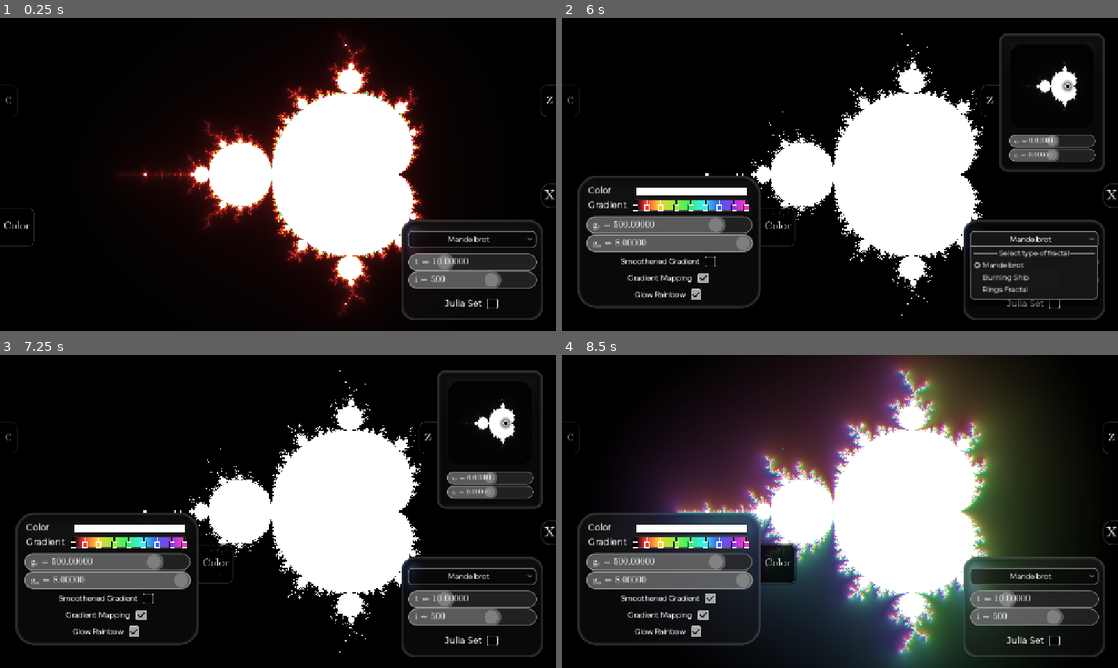
Above: before the commit, frames 1-4 (two rows, left to right).
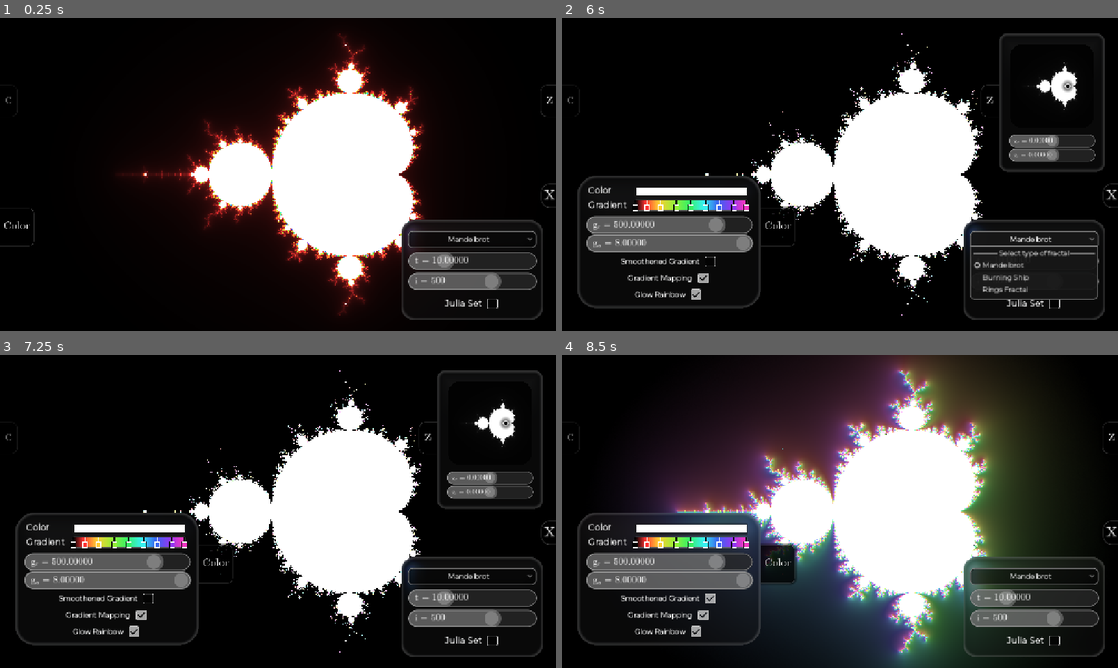
Above: after the commit, the same moments.

Repository: ADOGamedev/Fractals
Game: Godot game, scene res://scenes/main.tscn
Same seed, same stepped clock (60 frames per second), same inputs: the game is played once before the commit and once after it.
Inputs (mouse positions are in pixels of both pictures, inside the frame that each line leads up to):
- Up to frame 1 (0.25 s): no input
- Up to frame 2 (6 s): click "Mandelbrot" at 0.5 s; click (1056, 302) at 1.25 s; click "z" at 2 s; click "Color" at 2.75 s; click (712, 262) at 3.5 s; click (701, 277) at 4.25 s; click (695, 293) at 5 s; click "Mandelbrot" at 5.75 s
- Up to frame 3 (7.25 s): click (494, 639) at 6.5 s
- Up to frame 4 (8.5 s): click "z" at 7.25 s; click (712, 599) at 8 s

The runs differ from the first frame. In frame 1, 0.8% of the frame differs, in the area x 73-97%, y 74-87%; in frame 2, 0.1%; in frame 3, 0.8%; in frame 4, 0.8%.

Commit message:
Functional fractal selector and camera limits fix

Diff:
--- a/assets/themes/theme.tres
+++ b/assets/themes/theme.tres
@@ -114,7 +114,6 @@
 expand_margin_left = 5.0
 expand_margin_top = 5.0
 expand_margin_right = 5.0
-shadow_size = 10
 shadow_offset = Vector2(0, -10)
 
 [sub_resource type="StyleBoxFlat" id="StyleBoxFlat_7egdk"]
@@ -190,7 +189,8 @@
 expand_margin_left = 5.0
 expand_margin_right = 5.0
 expand_margin_bottom = 5.0
-shadow_size = 10
+shadow_color = Color(0, 0, 0, 0)
+shadow_size = 7
 shadow_offset = Vector2(0, 10)
 
 [resource]
--- a/scenes/main.tscn
+++ b/scenes/main.tscn
@@ -10,6 +10,7 @@
 
 [node name="Camera2D" type="Camera2D" parent="." unique_id=1516230959]
 zoom = Vector2(0.5, 0.5)
+limit_enabled = false
 limit_left = -640
 limit_top = -360
 limit_right = 1920
--- a/scenes/mandelbrot_fractal.tscn
+++ b/scenes/mandelbrot_fractal.tscn
@@ -116,7 +116,8 @@
 layout_mode = 2
 theme_override_constants/separation = -2
 
-[node name="OptionButton" type="OptionButton" parent="CanvasLayer/Panel/VBoxContainer" unique_id=449397764]
+[node name="fractals_option_button" type="OptionButton" parent="CanvasLayer/Panel/VBoxContainer" unique_id=449397764]
+unique_name_in_owner = true
 layout_mode = 2
 theme = ExtResource("5_7bf1l")
 alignment = 1
@@ -155,7 +156,7 @@
 [node name="Control2" type="Control" parent="CanvasLayer/Panel/VBoxContainer" unique_id=664606518]
 layout_mode = 2
 size_flags_vertical = 3
-size_flags_stretch_ratio = 1.91
+size_flags_stretch_ratio = 2.78
 
 [node name="iterations" parent="CanvasLayer/Panel/VBoxContainer" unique_id=359612231 instance=ExtResource("6_3lt8q")]
 unique_name_in_owner = true
@@ -188,40 +189,6 @@
 text = "Julia Set"
 
 [node name="julia_checkbox" type="CheckBox" parent="CanvasLayer/Panel/VBoxContainer/julia" unique_id=1476773306]
-unique_name_in_owner = true
-layout_mode = 2
-size_flags_horizontal = 4
-size_flags_vertical = 4
-
-[node name="burning_ship" type="HBoxContainer" parent="CanvasLayer/Panel/VBoxContainer" unique_id=1727483424]
-visible = false
-layout_mode = 2
-theme_override_constants/separation = 9
-alignment = 1
-
-[node name="Label" type="Label" parent="CanvasLayer/Panel/VBoxContainer/burning_ship" unique_id=1662256788]
-layout_mode = 2
-theme_override_fonts/font = SubResource("FontVariation_3g4xk")
-text = "Burning Ship"
-
-[node name="burning_ship_checkbox" type="CheckBox" parent="CanvasLayer/Panel/VBoxContainer/burning_ship" unique_id=1863821484]
-unique_name_in_owner = true
-layout_mode = 2
-size_flags_horizontal = 4
-size_flags_vertical = 4
-
-[node name="rings_fractal" type="HBoxContainer" parent="CanvasLayer/Panel/VBoxContainer" unique_id=665863938]
-visible = false
-layout_mode = 2
-theme_override_constants/separation = 9
-alignment = 1
-
-[node name="Label" type="Label" parent="CanvasLayer/Panel/VBoxContainer/rings_fractal" unique_id=1141381864]
-layout_mode = 2
-theme_override_fonts/font = SubResource("FontVariation_3g4xk")
-text = "Rings Fractal"
-
-[node name="rings_fractal_checkbox" type="CheckBox" parent="CanvasLayer/Panel/VBoxContainer/rings_fractal" unique_id=771746121]
 unique_name_in_owner = true
 layout_mode = 2
 size_flags_horizontal = 4
@@ -377,9 +344,8 @@
 displacement = Vector2(280, 0)
 TWEEN_TIME = 0.17
 
+[connection signal="item_selected" from="CanvasLayer/Panel/VBoxContainer/fractals_option_button" to="." method="_on_fractals_option_button_item_selected"]
 [connection signal="pressed" from="CanvasLayer/Panel/VBoxContainer/julia/julia_checkbox" to="." method="_on_julia_checkbox_pressed"]
-[connection signal="pressed" from="CanvasLayer/Panel/VBoxContainer/burning_ship/burning_ship_checkbox" to="." method="_on_burning_ship_checkbox_pressed"]
-[connection signal="pressed" from="CanvasLayer/Panel/VBoxContainer/rings_fractal/rings_fractal_checkbox" to="." method="_on_rings_fractal_checkbox_pressed"]
 
 [editable path="CanvasLayer/Panel/VBoxContainer/threshold"]
 [editable path="CanvasLayer/Panel/VBoxContainer/iterations"]
--- a/src/camera/camera_2d.gd
+++ b/src/camera/camera_2d.gd
@@ -3,6 +3,9 @@
 @export var MIN_ZOOM = Vector2(1.0, 1.0)
 @export var drag_speed := 1.0
 @export var zoom_multiplier := 1.05
+
+enum Direction {LEFT, UP, RIGHT, DOWN}
+var limits = [-640, -360, 1920, 1080]
 
 var dragging := false
 var last_mouse_pos := Vector2.ZERO
@@ -15,6 +18,7 @@
 func _process(_delta: float) -> void:
 	if zoom < MIN_ZOOM:
 		zoom = MIN_ZOOM
+		clamp_position()
 
 	if dragging:
 		var mouse_pos := get_viewport().get_mouse_position()
@@ -22,6 +26,8 @@
 
 		position -= delta * drag_speed * (1.0 / zoom.x)
 		last_mouse_pos = mouse_pos
+
+		clamp_position()
 
 
 func _unhandled_input(event: InputEvent) -> void:
@@ -34,6 +40,15 @@
 
 		if event.button_index == MOUSE_BUTTON_WHEEL_DOWN:
 			zoom /= zoom_multiplier
+			clamp_position()
 
 		if event.button_index == MOUSE_BUTTON_WHEEL_UP:
 			zoom *= zoom_multiplier
+			clamp_position()
+
+
+func clamp_position() -> void:
+	var size = get_viewport_rect().size
+	var half = size / 2.0 / zoom
+	position.x = clamp(position.x, limits[Direction.LEFT] + half.x, limits[Direction.RIGHT] - half.x)
+	position.y = clamp(position.y, limits[Direction.UP] + half.y, limits[Direction.DOWN] - half.y)
--- a/src/madelbrot_fractal/mandelbrot_fractal.gd
+++ b/src/madelbrot_fractal/mandelbrot_fractal.gd
@@ -1,4 +1,6 @@
 extends ColorRect
+
+enum Fractals {NONE, MANDELBROT, BURNING_SHIP, RINGS}
 
 var OFFSET_MANDELBROT = Vector2(0.7, 0.0)
 var OFFSET_BURNING_SHIP = Vector2(0.5, 0.5)
@@ -39,8 +41,8 @@
 
 
 func set_complex_selectors_parameters() -> void:
-	var burning_ship = %burning_ship_checkbox.button_pressed
-	var rings_fractal = %rings_fractal_checkbox.button_pressed
+	var burning_ship = %fractals_option_button.selected == Fractals.BURNING_SHIP
+	var rings_fractal = %fractals_option_button.selected == Fractals.RINGS
 
 	var exponent = Vector2(%exp_r.get_value(), %exp_i.get_value())
 
@@ -87,8 +89,8 @@
 	material.set_shader_parameter("gradient", grad_tex)
 
 	var julia = %julia_checkbox.button_pressed
-	var burning_ship = %burning_ship_checkbox.button_pressed
-	var rings_fractal = %rings_fractal_checkbox.button_pressed
+	var burning_ship = %fractals_option_button.selected == Fractals.BURNING_SHIP
+	var rings_fractal = %fractals_option_button.selected == Fractals.RINGS
 
 	material.set_shader_parameter("julia", julia)
 	material.set_shader_parameter("burning_ship", burning_ship)
@@ -116,8 +118,8 @@
 
 
 func update_widgets_values() -> void:
-	var burning_ship = %burning_ship_checkbox.button_pressed
-	var rings_fractal = %rings_fractal_checkbox.button_pressed
+	var burning_ship = %fractals_option_button.selected == Fractals.BURNING_SHIP
+	var rings_fractal = %fractals_option_button.selected == Fractals.RINGS
 
 	var z_value = Z_MANDELBROT
 	var c_value = C_MANDELBROT
@@ -134,11 +136,5 @@
 	%constant.set_initial_complex_num(c_value)
 
 
-func _on_rings_fractal_checkbox_pressed() -> void:
+func _on_fractals_option_button_item_selected(_index: int) -> void:
 	update_widgets_values()
-
-func _on_burning_ship_checkbox_pressed() -> void:
-	update_widgets_values()
-
-func _on_julia_checkbox_pressed() -> void:
-	update_widgets_values()
